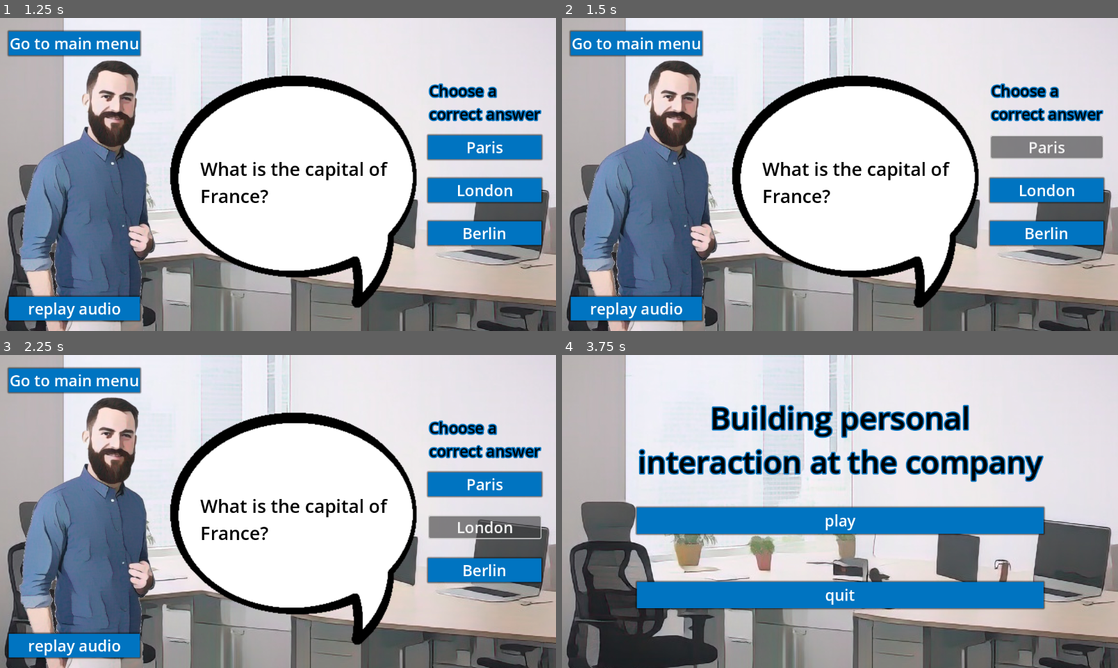
Above: before the commit, frames 1-4 (two rows, left to right).
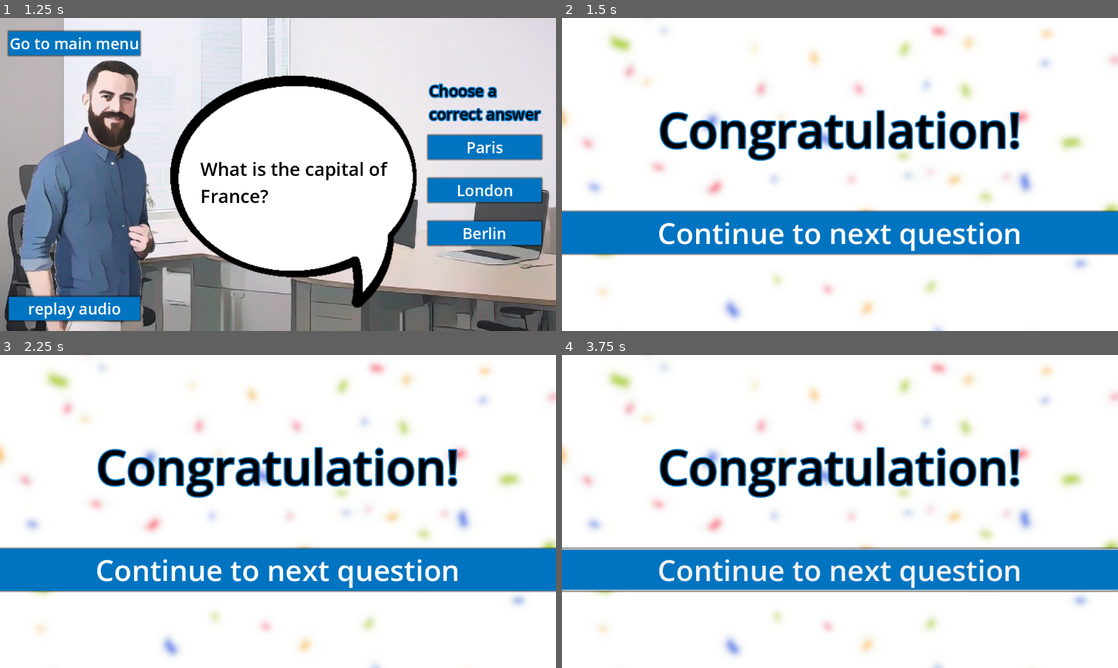
Above: after the commit, the same moments.

Repository: archibald-carrion/Conversational-english-serious-game
Game: Godot game, scene res://scenes/main_menu.tscn
Same seed, same stepped clock (60 frames per second), same inputs: the game is played once before the commit and once after it.
Inputs:
- Up to frame 1 (1.25 s): click "play" at 0.5 s
- Up to frame 2 (1.5 s): click "Paris" at 1.25 s
- Up to frame 3 (2.25 s): click "London" at 2 s
- Up to frame 4 (3.75 s): click "Berlin" at 2.75 s; click "Go to main menu" at 3.5 s

Frame 1 is identical in both runs. In frame 2, 73% of the frame differs, in the area x 0-100%, y 0-100%; in frame 3, 73%; in frame 4, 76%.

Commit message:
add check on buttons to have congratulation message when clicking the correct one

Diff:
--- a/Conversational-english-serious-game/scenes/level_01.tscn
+++ b/Conversational-english-serious-game/scenes/level_01.tscn
@@ -112,7 +112,7 @@
 theme_override_constants/margin_top = 20
 theme_override_constants/margin_bottom = 20
 
-[node name="Button" type="Button" parent="answers/HBoxContainer/answers/MarginContainer"]
+[node name="answer_0" type="Button" parent="answers/HBoxContainer/answers/MarginContainer"]
 layout_mode = 2
 text = "answer 01"
 
@@ -122,7 +122,7 @@
 theme_override_constants/margin_top = 20
 theme_override_constants/margin_bottom = 20
 
-[node name="Button" type="Button" parent="answers/HBoxContainer/answers/MarginContainer3"]
+[node name="answer_1" type="Button" parent="answers/HBoxContainer/answers/MarginContainer3"]
 layout_mode = 2
 text = "answer 02"
 
@@ -132,7 +132,7 @@
 theme_override_constants/margin_top = 20
 theme_override_constants/margin_bottom = 20
 
-[node name="Button" type="Button" parent="answers/HBoxContainer/answers/MarginContainer4"]
+[node name="answer_2" type="Button" parent="answers/HBoxContainer/answers/MarginContainer4"]
 layout_mode = 2
 text = "answer 03"
 
@@ -220,4 +220,7 @@
 theme_override_font_sizes/font_size = 60
 text = "Continue to next question"
 
+[connection signal="pressed" from="answers/HBoxContainer/answers/MarginContainer/answer_0" to="." method="_on_answer_0_pressed"]
+[connection signal="pressed" from="answers/HBoxContainer/answers/MarginContainer3/answer_1" to="." method="_on_answer_1_pressed"]
+[connection signal="pressed" from="answers/HBoxContainer/answers/MarginContainer4/answer_2" to="." method="_on_answer_2_pressed"]
 [connection signal="pressed" from="left_side_buttons/HBoxContainer/VBoxContainer/margin_goto_main_menu_button/Button" to="." method="_on_button_pressed"]
--- a/Conversational-english-serious-game/scripts/first_level.gd
+++ b/Conversational-english-serious-game/scripts/first_level.gd
@@ -21,11 +21,12 @@
 var question_number = 0
 var current_correct_answer = 0
 var question_answered = false
+var current_correct_button = 0
 
 func _ready():
 	get_node("congratulations").visible = false
-	get_node("congratulations/HBoxContainer_Background").set_process(false)
-	get_node("congratulations/HBoxContainer_Background/texture_Background").set_process(false)
+	get_node("congratulations").set_process(false)
+	#get_node("congratulations/HBoxContainer_Background/texture_Background").set_process(false)
 	show_question()
 
 func show_question():
@@ -59,12 +60,12 @@
 	get_node("John/HBoxContainer_John/TextureRect/MarginContainer/Label").text = formatted_text
 	# print(formatted_text)
 
-	get_node("answers/HBoxContainer/answers/MarginContainer/Button").text = current_question["answers"][0]
-	get_node("answers/HBoxContainer/answers/MarginContainer3/Button").text = current_question["answers"][1]
-	get_node("answers/HBoxContainer/answers/MarginContainer4/Button").text = current_question["answers"][2]
+	get_node("answers/HBoxContainer/answers/MarginContainer/answer_0").text = current_question["answers"][0]
+	get_node("answers/HBoxContainer/answers/MarginContainer3/answer_1").text = current_question["answers"][1]
+	get_node("answers/HBoxContainer/answers/MarginContainer4/answer_2").text = current_question["answers"][2]
 
-	current_correct_answer = current_question["correct_answer"]
-	print(current_correct_answer)
+	current_correct_button = current_question["correct_answer"]
+
 
 
 
@@ -90,3 +91,25 @@
 func _on_button_pressed():
 	get_tree().change_scene_to_file("res://scenes/main_menu.tscn")
 	pass # Replace with function body.
+
+
+func _on_answer_0_pressed():
+	if current_correct_button == 0:
+		get_node("congratulations").visible = true
+		get_node("congratulations").set_process(true)
+
+
+
+
+func _on_answer_1_pressed():
+	if current_correct_button == 1:
+		get_node("congratulations").visible = true
+		get_node("congratulations").set_process(true)
+
+
+
+
+func _on_answer_2_pressed():
+	if current_correct_button == 2:
+		get_node("congratulations").visible = true
+		get_node("congratulations").set_process(true)
